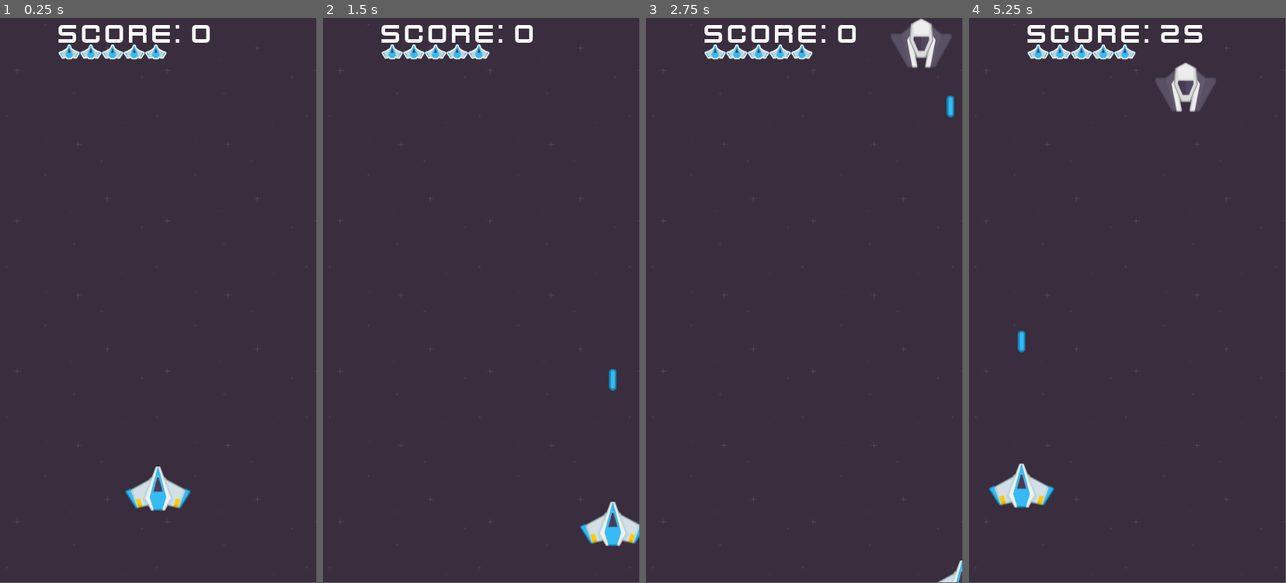
Above: before the commit, frames 1-4 (left to right).
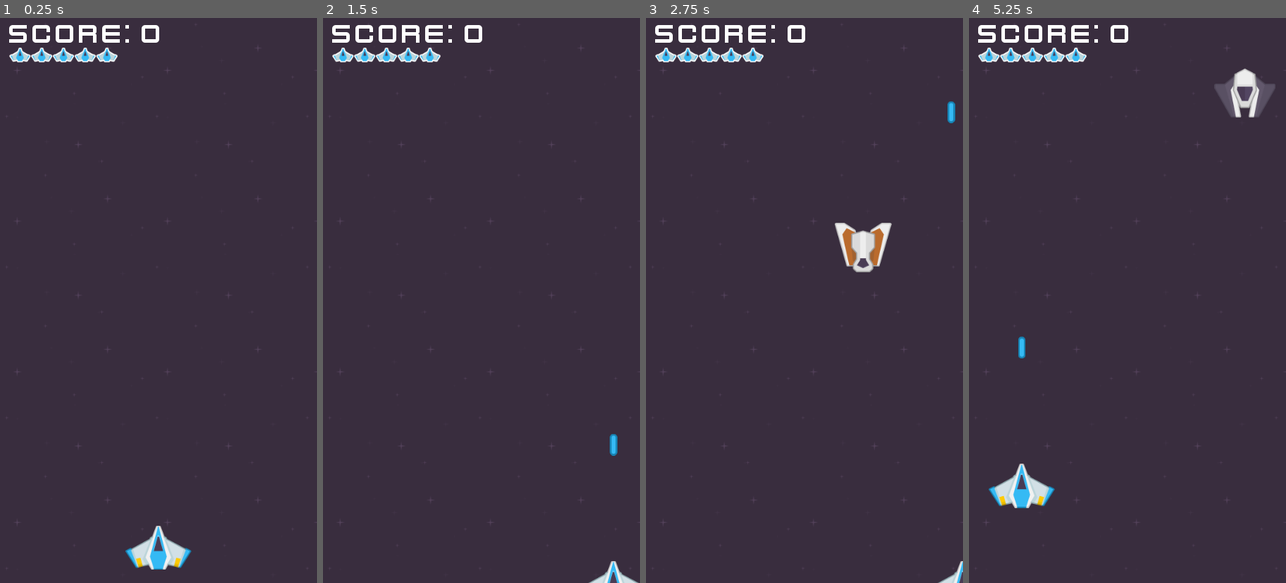
Above: after the commit, the same moments.

Repository: Etilem/StarShooter
Game: Godot game, scene res://scenes/world/World.tscn
Same seed, same stepped clock (60 frames per second), same inputs: the game is played once before the commit and once after it. Before the commit the project starts from res://World.tscn.
Inputs:
- Up to frame 1 (0.25 s): no input
- Up to frame 2 (1.5 s): tap Enter at 0.5 s; hold Right (move_right, bound only before the commit) 0.53-1.28 s; tap Space (shoot, bound only before the commit) at 0.6, 1.35 s; hold Down (move_down, bound only before the commit) from 1.28 s (still down)
- Up to frame 3 (2.75 s): release Down (move_down, bound only before the commit) at 2.03 s; hold Right (move_right, bound only before the commit) from 2.03 s (still down); tap Space (shoot, bound only before the commit) at 2.1 s
- Up to frame 4 (5.25 s): release Right (move_right, bound only before the commit) at 2.78 s; hold Up (move_up, bound only before the commit) 2.78-3.53 s; tap Space (shoot, bound only before the commit) every 0.75 s from 2.85 to 5.1 s; hold Left (move_left, bound only before the commit) 3.53-5.03 s; hold Down (move_down, bound only before the commit) from 5.03 s (still down)
In our replay, the window is 449x799 before the commit and 450x800 after it. These sizes can differ from the game's own. Grey fills any space a smaller window leaves; there, only what the larger window draws over its background counts as a difference.

The runs differ from the first frame. In frame 1, 3.6% of the frame differs, in the area x 2-67%, y 1-98%; in frame 2, 3.1%; in frame 3, 4.0%; in frame 4, 4.2%, in the area x 2-97%, y 1-87%.

Commit message:
- refactoring

Diff:
--- a/World.gd
+++ /dev/null
@@ -1,60 +0,0 @@
-extends Node2D
-
-signal start()
-
-export (Array, PackedScene) var enemies
-
-onready var hit_sound = $HitSound
-onready var explode_sound = $ExplodeSound
-onready var spawn_zones = $SpawnZones
-onready var score_label = $HUD/Score
-onready var game_over_label = $HUD/GameOver
-onready var lifeboard = $HUD/LifeBoard
-
-var player_dead = false
-var score = 0
-var spawn_locations = null
-
-func _ready() -> void:
-	randomize()
-	_on_update_score(0)
-	spawn_locations = spawn_zones.get_children()
-	emit_signal("start")
-
-func _on_SpawnTimer_timeout() -> void:
-	var rand_scene = enemies[randi()%enemies.size()]
-	var enemy = rand_scene.instance()
-	var rand_index = randi()%spawn_locations.size()
-	enemy.global_position = spawn_locations[rand_index].global_position
-	if enemy.has_signal("spawn_laser"):
-		enemy.connect("spawn_laser", self, "_on_spawn_laser")
-	enemy.connect("took_damage", self, "_on_took_damage")
-	enemy.connect("update_score", self, "_on_update_score")
-	enemy.connect("death", self, "_on_death")
-	add_child(enemy)
-
-func _on_spawn_laser(scene, location) -> void:
-	var laser = scene.instance()
-	var sfx = laser.get_node("SFX")
-	laser.global_position = location
-	sfx.play()
-	add_child(laser)
-
-func _on_took_damage() -> void:
-	hit_sound.play()
-
-func _on_update_score(val) -> void:
-	score += val
-	if not player_dead:
-		score_label.text = "SCORE: " + str(score)
-
-func _on_death(_location) -> void:
-	explode_sound.play()
-
-func _on_game_over() -> void:
-	player_dead = true
-	game_over_label.visible = true
-	lifeboard.visible = false
-
-func _on_update_lifeboard(val) -> void:
-	lifeboard.rect_size.x = 37 * val
--- a/World.tscn
+++ /dev/null
@@ -1,58 +0,0 @@
-[gd_scene load_steps=13 format=2]
-
-[ext_resource path="res://assets/bg_music.ogg" type="AudioStream" id=1]
-[ext_resource path="res://assets/background.png" type="Texture" id=2]
-[ext_resource path="res://zones/DeadZones.tscn" type="PackedScene" id=3]
-[ext_resource path="res://characters/Player.tscn" type="PackedScene" id=4]
-[ext_resource path="res://World.gd" type="Script" id=5]
-[ext_resource path="res://characters/NormalEnemy.tscn" type="PackedScene" id=6]
-[ext_resource path="res://characters/BombingEnemy.tscn" type="PackedScene" id=7]
-[ext_resource path="res://characters/DivingEnemy.tscn" type="PackedScene" id=8]
-[ext_resource path="res://zones/SpawnZones.tscn" type="PackedScene" id=9]
-[ext_resource path="res://assets/explode.wav" type="AudioStream" id=10]
-[ext_resource path="res://assets/hit.wav" type="AudioStream" id=11]
-[ext_resource path="res://ui/HUD.tscn" type="PackedScene" id=12]
-
-[node name="World" type="Node2D"]
-script = ExtResource( 5 )
-enemies = [ ExtResource( 6 ), ExtResource( 8 ), ExtResource( 7 ) ]
-
-[node name="BGMusic" type="AudioStreamPlayer" parent="."]
-stream = ExtResource( 1 )
-volume_db = -15.0
-autoplay = true
-
-[node name="HitSound" type="AudioStreamPlayer" parent="."]
-stream = ExtResource( 11 )
-
-[node name="ExplodeSound" type="AudioStreamPlayer" parent="."]
-stream = ExtResource( 10 )
-
-[node name="BGImage" type="TextureRect" parent="."]
-anchor_right = 1.0
-anchor_bottom = 1.0
-margin_right = 540.0
-margin_bottom = 960.0
-texture = ExtResource( 2 )
-stretch_mode = 2
-
-[node name="DeadZones" parent="." instance=ExtResource( 3 )]
-
-[node name="SpawnZones" parent="." instance=ExtResource( 9 )]
-
-[node name="SpawnTimer" type="Timer" parent="."]
-wait_time = 2.0
-autostart = true
-
-[node name="Player" parent="." instance=ExtResource( 4 )]
-position = Vector2( 270, 800 )
-
-[node name="HUD" parent="." instance=ExtResource( 12 )]
-
-[connection signal="start" from="." to="Player" method="_on_start"]
-[connection signal="timeout" from="SpawnTimer" to="." method="_on_SpawnTimer_timeout"]
-[connection signal="death" from="Player" to="." method="_on_death"]
-[connection signal="game_over" from="Player" to="." method="_on_game_over"]
-[connection signal="spawn_laser" from="Player" to="." method="_on_spawn_laser"]
-[connection signal="took_damage" from="Player" to="." method="_on_took_damage"]
-[connection signal="update_lifeboard" from="Player" to="." method="_on_update_lifeboard"]
--- a/characters/BombingEnemy.gd
+++ /dev/null
@@ -1,9 +0,0 @@
-extends "res://characters/Enemy.gd"
-
-signal spawn_laser(scene, location)
-
-onready var Laser = preload("res://projectiles/EnemyLaser.tscn")
-onready var muzzle = $Muzzle
-
-func _on_timeout() -> void:
-	emit_signal("spawn_laser", Laser, muzzle.global_position)
--- a/characters/Enemy.gd
+++ /dev/null
@@ -1,25 +0,0 @@
-extends Area2D
-
-signal took_damage()
-signal death(location)
-signal update_score(val)
-
-export (int) var value = 0
-export (int) var hp = 0
-export (int) var speed = 0
-
-func _physics_process(delta: float) -> void:
-	global_position.y += speed * delta
-
-func _on_area_entered(area: Area2D) -> void:
-	if area.is_in_group("deadzones"):
-		queue_free()
-	elif area.is_in_group("enemies"):
-		pass
-	else:
-		hp -= 1
-		emit_signal("took_damage")
-		if hp <= 0:
-			queue_free()
-			emit_signal("death", global_position)
-			emit_signal("update_score", value)
--- a/characters/Player.gd
+++ /dev/null
@@ -1,37 +0,0 @@
-extends Area2D
-
-signal spawn_laser(scene, location)
-signal took_damage()
-signal update_lifeboard(val)
-signal death(location)
-signal game_over()
-
-export (int) var hp = 0
-export (int) var speed = 0
-
-onready var Laser = preload("res://projectiles/PlayerLaser.tscn")
-onready var muzzle = $Muzzle
-
-var input_vector = Vector2.ZERO
-
-func _physics_process(delta: float) -> void:
-	input_vector.x = Input.get_action_strength("move_right") - Input.get_action_strength("move_left")
-	input_vector.y = Input.get_action_strength("move_down") - Input.get_action_strength("move_up")
-	global_position.x += input_vector.x * speed * delta
-	global_position.y += input_vector.y * speed * delta
-	global_position.x = clamp(global_position.x, 0, 540)
-	global_position.y = clamp(global_position.y, 0, 960)
-	if Input.is_action_just_pressed("shoot"):
-		emit_signal("spawn_laser", Laser, muzzle.global_position)
-
-func _on_area_entered(_area: Area2D) -> void:
-	hp -= 1
-	emit_signal("took_damage")
-	emit_signal("update_lifeboard", hp)
-	if hp <= 0:
-		queue_free()
-		emit_signal("death", global_position)
-		emit_signal("game_over")
-
-func _on_start() -> void:
-	emit_signal("update_lifeboard", hp)
--- a/project.godot
+++ b/project.godot
@@ -10,46 +10,22 @@
 
 [application]
 
-config/name="StarShooterDaily"
-run/main_scene="res://World.tscn"
-config/icon="res://icon.png"
+config/name="Star Shooter Daily"
+run/main_scene="res://scenes/world/World.tscn"
+config/icon="res://assets/player.png"
 
 [display]
 
 window/size/width=540
 window/size/height=960
+window/dpi/allow_hidpi=true
+window/handheld/orientation="portrait"
+window/stretch/mode="2d"
+window/stretch/aspect="keep"
 
 [gui]
 
 common/drop_mouse_on_gui_input_disabled=true
-
-[input]
-
-move_left={
-"deadzone": 0.5,
-"events": [ Object(InputEventKey,"resource_local_to_scene":false,"resource_name":"","device":0,"alt":false,"shift":false,"control":false,"meta":false,"command":false,"pressed":false,"scancode":16777231,"physical_scancode":0,"unicode":0,"echo":false,"script":null)
- ]
-}
-move_right={
-"deadzone": 0.5,
-"events": [ Object(InputEventKey,"resource_local_to_scene":false,"resource_name":"","device":0,"alt":false,"shift":false,"control":false,"meta":false,"command":false,"pressed":false,"scancode":16777233,"physical_scancode":0,"unicode":0,"echo":false,"script":null)
- ]
-}
-move_up={
-"deadzone": 0.5,
-"events": [ Object(InputEventKey,"resource_local_to_scene":false,"resource_name":"","device":0,"alt":false,"shift":false,"control":false,"meta":false,"command":false,"pressed":false,"scancode":16777232,"physical_scancode":0,"unicode":0,"echo":false,"script":null)
- ]
-}
-move_down={
-"deadzone": 0.5,
-"events": [ Object(InputEventKey,"resource_local_to_scene":false,"resource_name":"","device":0,"alt":false,"shift":false,"control":false,"meta":false,"command":false,"pressed":false,"scancode":16777234,"physical_scancode":0,"unicode":0,"echo":false,"script":null)
- ]
-}
-shoot={
-"deadzone": 0.5,
-"events": [ Object(InputEventKey,"resource_local_to_scene":false,"resource_name":"","device":0,"alt":false,"shift":false,"control":false,"meta":false,"command":false,"pressed":false,"scancode":32,"physical_scancode":0,"unicode":0,"echo":false,"script":null)
- ]
-}
 
 [physics]
 
--- a/projectiles/PlayerLaser.tscn
+++ /dev/null
@@ -1,22 +0,0 @@
-[gd_scene load_steps=5 format=2]
-
-[ext_resource path="res://assets/player-laser.png" type="Texture" id=1]
-[ext_resource path="res://projectiles/Laser.tscn" type="PackedScene" id=2]
-[ext_resource path="res://assets/sfx_laser1.wav" type="AudioStream" id=3]
-
-[sub_resource type="CapsuleShape2D" id=1]
-radius = 6.0
-height = 26.0
-
-[node name="PlayerLaser" instance=ExtResource( 2 )]
-speed = 1200
-direction = -1
-
-[node name="Sprite" parent="." index="0"]
-texture = ExtResource( 1 )
-
-[node name="CollisionShape2D" parent="." index="1"]
-shape = SubResource( 1 )
-
-[node name="SFX" parent="." index="2"]
-stream = ExtResource( 3 )
--- /dev/null
+++ b/scenes/characters/BombingEnemy.gd
@@ -0,0 +1,9 @@
+extends "Enemy.gd"
+
+signal spawn_laser(scene, location)
+
+onready var Laser := preload("res://scenes/projectiles/EnemyLaser.tscn")
+onready var muzzle := $Muzzle
+
+func _on_timeout() -> void:
+	emit_signal("spawn_laser", Laser, muzzle.global_position)
--- a/characters/BombingEnemy.tscn
+++ b/scenes/characters/BombingEnemy.tscn
@@ -1,23 +1,24 @@
 [gd_scene load_steps=4 format=2]
 
-[ext_resource path="res://characters/Enemy.tscn" type="PackedScene" id=1]
+[ext_resource path="res://scenes/characters/Enemy.tscn" type="PackedScene" id=1]
 [ext_resource path="res://assets/enemy-green.png" type="Texture" id=2]
-[ext_resource path="res://characters/BombingEnemy.gd" type="Script" id=3]
+[ext_resource path="res://scenes/characters/BombingEnemy.gd" type="Script" id=3]
 
 [node name="BombingEnemy" instance=ExtResource( 1 )]
 script = ExtResource( 3 )
 value = 75
 hp = 3
 speed = 75
+direction = 1
 
 [node name="Sprite" parent="." index="0"]
 texture = ExtResource( 2 )
 
 [node name="CollisionPolygon2D" parent="." index="1"]
-polygon = PoolVector2Array( 0, -32, 8, -32, 8, -42, 20, -42, 41, -29, 41, 20, 14, 36, 11, 42, -11, 42, -13, 36, -41, 20, -41, -29, -19, -42, -7, -42, -7, -32 )
+polygon = PoolVector2Array( 0, -32, 7, -32, 7, -42, 19, -42, 41, -29, 41, 20, 13, 36, 11, 42, -11, 42, -14, 36, -41, 20, -41, -29, -19, -42, -6, -42, -6, -32 )
 
 [node name="Muzzle" type="Position2D" parent="." index="2"]
-position = Vector2( 0, 70 )
+position = Vector2( 0, 60 )
 
 [node name="BombingTimer" type="Timer" parent="." index="3"]
 autostart = true
--- a/characters/DivingEnemy.tscn
+++ b/scenes/characters/DivingEnemy.tscn
@@ -1,15 +1,16 @@
 [gd_scene load_steps=3 format=2]
 
-[ext_resource path="res://characters/Enemy.tscn" type="PackedScene" id=1]
+[ext_resource path="res://scenes/characters/Enemy.tscn" type="PackedScene" id=1]
 [ext_resource path="res://assets/enemy-red.png" type="Texture" id=2]
 
 [node name="DivingEnemy" instance=ExtResource( 1 )]
 value = 50
 hp = 1
 speed = 600
+direction = 1
 
 [node name="Sprite" parent="." index="0"]
 texture = ExtResource( 2 )
 
 [node name="CollisionPolygon2D" parent="." index="1"]
-polygon = PoolVector2Array( 0, -29, 12, -26, 13, -30, 30, -42, 49, -42, 28, 32, 17, 32, 17, 37, 12, 42, -12, 42, -17, 37, -17, 32, -28, 32, -50, -42, -30, -42, -12, -30, -12, -26 )
+polygon = PoolVector2Array( 0, -29, 11, -26, 12, -30, 31, -42, 49, -42, 28, 32, 18, 32, 18, 36, 12, 42, -12, 42, -18, 37, -18, 32, -29, 32, -49, -42, -31, -42, -12, -29, -12, -25 )
--- /dev/null
+++ b/scenes/characters/Enemy.gd
@@ -0,0 +1,32 @@
+extends Area2D
+
+signal took_damage()
+signal death()
+signal update_score(amount)
+
+export (int) var value
+export (int) var hp
+export (int) var speed
+export (int, -1, 1) var direction
+
+func _ready() -> void:
+	if connect("area_entered", self, "_on_area_entered"):
+		print("BUG: function 'connect' failed")
+
+func _physics_process(delta: float) -> void:
+	global_position.y += direction * speed * delta
+
+
+
+func _on_area_entered(area: Area2D) -> void:
+	if area.is_in_group("enemies"):
+		return
+	elif area.is_in_group("deadzones"):
+		queue_free()
+	else:
+		hp -= 1
+		emit_signal("took_damage")
+		if hp <= 0:
+			queue_free()
+			emit_signal("death")
+			emit_signal("update_score", value)
--- a/characters/Enemy.tscn
+++ b/scenes/characters/Enemy.tscn
@@ -1,6 +1,6 @@
 [gd_scene load_steps=2 format=2]
 
-[ext_resource path="res://characters/Enemy.gd" type="Script" id=1]
+[ext_resource path="res://scenes/characters/Enemy.gd" type="Script" id=1]
 
 [node name="Enemy" type="Area2D" groups=["enemies"]]
 script = ExtResource( 1 )
@@ -8,5 +8,3 @@
 [node name="Sprite" type="Sprite" parent="."]
 
 [node name="CollisionPolygon2D" type="CollisionPolygon2D" parent="."]
-
-[connection signal="area_entered" from="." to="." method="_on_area_entered"]
--- a/characters/NormalEnemy.tscn
+++ b/scenes/characters/NormalEnemy.tscn
@@ -1,15 +1,16 @@
 [gd_scene load_steps=3 format=2]
 
-[ext_resource path="res://characters/Enemy.tscn" type="PackedScene" id=1]
+[ext_resource path="res://scenes/characters/Enemy.tscn" type="PackedScene" id=1]
 [ext_resource path="res://assets/enemy-black.png" type="Texture" id=2]
 
 [node name="NormalEnemy" instance=ExtResource( 1 )]
 value = 25
 hp = 2
 speed = 150
+direction = 1
 
 [node name="Sprite" parent="." index="0"]
 texture = ExtResource( 2 )
 
 [node name="CollisionPolygon2D" parent="." index="1"]
-polygon = PoolVector2Array( 0, -42, 18, -32, 19, -27, 34, -15, 52, -15, 52, -6, 24, 42, 7, 42, 9, 24, -9, 24, -6, 42, -24, 42, -52, -6, -52, -16, -34, -16, -19, -29, -19, -33 )
+polygon = PoolVector2Array( 0, -42, 18, -33, 19, -29, 34, -16, 52, -16, 52, -7, 24, 42, 7, 42, 8, 26, -8, 26, -6, 42, -23, 42, -52, -6, -52, -15, -34, -15, -19, -28, -18, -33 )
--- /dev/null
+++ b/scenes/characters/Player.gd
@@ -0,0 +1,37 @@
+extends Area2D
+
+signal spawn_laser(scene, location)
+signal took_damage()
+signal update_lifeboard(amount)
+signal death()
+signal game_over()
+
+export (int) var hp
+export (int) var speed
+
+onready var Laser := preload("res://scenes/projectiles/PlayerLaser.tscn")
+onready var muzzle := $Muzzle
+
+var input_vector := Vector2.ZERO
+
+func _ready() -> void:
+	if connect("area_entered", self, "_on_area_entered"):
+		print("BUG: function 'connect' failed")
+
+func _physics_process(delta: float) -> void:
+	input_vector = Input.get_vector("ui_left", "ui_right", "ui_up", "ui_down")
+	global_position += input_vector * speed * delta
+	global_position.x = clamp(global_position.x, 0, 540)
+	global_position.y = clamp(global_position.y, 0, 960)
+	if Input.is_action_just_pressed("ui_select"):
+		emit_signal("spawn_laser", Laser, muzzle.global_position)
+
+
+func _on_area_entered(_area: Area2D) -> void:
+	hp -= 1
+	emit_signal("took_damage")
+	emit_signal("update_lifeboard", hp)
+	if hp <= 0:
+		queue_free()
+		emit_signal("death")
+		emit_signal("game_over")
--- a/characters/Player.tscn
+++ b/scenes/characters/Player.tscn
@@ -1,10 +1,13 @@
 [gd_scene load_steps=3 format=2]
 
 [ext_resource path="res://assets/player.png" type="Texture" id=1]
-[ext_resource path="res://characters/Player.gd" type="Script" id=2]
+[ext_resource path="res://scenes/characters/Player.gd" type="Script" id=2]
 
 [node name="Player" type="Area2D"]
 script = ExtResource( 2 )
+__meta__ = {
+"_edit_group_": true
+}
 hp = 5
 speed = 300
 
@@ -12,9 +15,7 @@
 texture = ExtResource( 1 )
 
 [node name="CollisionPolygon2D" type="CollisionPolygon2D" parent="."]
-polygon = PoolVector2Array( 0, -38, 4, -38, 12, -16, 53, 6, 37, 33, 15, 27, 11, 36, -11, 36, -16, 27, -37, 33, -54, 6, -10, -17, -4, -38 )
+polygon = PoolVector2Array( 0, -38, 4, -38, 12, -15, 55, 6, 37, 35, 16, 29, 12, 37, -13, 37, -17, 29, -37, 35, -55, 6, -12, -16, -4, -38 )
 
 [node name="Muzzle" type="Position2D" parent="."]
-position = Vector2( 0, -70 )
-
-[connection signal="area_entered" from="." to="." method="_on_area_entered"]
+position = Vector2( 0, -60 )
--- a/projectiles/EnemyLaser.tscn
+++ b/scenes/projectiles/EnemyLaser.tscn
@@ -1,6 +1,6 @@
 [gd_scene load_steps=5 format=2]
 
-[ext_resource path="res://projectiles/Laser.tscn" type="PackedScene" id=1]
+[ext_resource path="res://scenes/projectiles/Laser.tscn" type="PackedScene" id=1]
 [ext_resource path="res://assets/enemy-laser.png" type="Texture" id=2]
 [ext_resource path="res://assets/sfx_laser2.wav" type="AudioStream" id=3]
 
--- a/projectiles/Laser.gd
+++ b/scenes/projectiles/Laser.gd
@@ -1,7 +1,7 @@
 extends Area2D
 
-export (int) var speed = 0
-export (int, -1, 1) var direction = 0
+export (int) var speed
+export (int, -1, 1) var direction
 
 func _physics_process(delta: float) -> void:
 	global_position.y += direction * speed * delta
--- a/projectiles/Laser.tscn
+++ b/scenes/projectiles/Laser.tscn
@@ -1,6 +1,6 @@
 [gd_scene load_steps=2 format=2]
 
-[ext_resource path="res://projectiles/Laser.gd" type="Script" id=1]
+[ext_resource path="res://scenes/projectiles/Laser.gd" type="Script" id=1]
 
 [node name="Laser" type="Area2D"]
 script = ExtResource( 1 )
--- /dev/null
+++ b/scenes/projectiles/PlayerLaser.tscn
@@ -0,0 +1,22 @@
+[gd_scene load_steps=5 format=2]
+
+[ext_resource path="res://assets/sfx_laser1.wav" type="AudioStream" id=1]
+[ext_resource path="res://assets/player-laser.png" type="Texture" id=2]
+[ext_resource path="res://scenes/projectiles/Laser.tscn" type="PackedScene" id=3]
+
+[sub_resource type="CapsuleShape2D" id=1]
+radius = 6.0
+height = 26.0
+
+[node name="PlayerLaser" instance=ExtResource( 3 )]
+speed = 1200
+direction = -1
+
+[node name="Sprite" parent="." index="0"]
+texture = ExtResource( 2 )
+
+[node name="CollisionShape2D" parent="." index="1"]
+shape = SubResource( 1 )
+
+[node name="SFX" parent="." index="2"]
+stream = ExtResource( 1 )
--- a/ui/HUD.tscn
+++ b/scenes/ui/HUD.tscn
@@ -10,31 +10,32 @@
 [node name="HUD" type="Control"]
 margin_right = 40.0
 margin_bottom = 40.0
+__meta__ = {
+"_edit_group_": true
+}
 
 [node name="Score" type="Label" parent="."]
-anchor_left = 0.5
-anchor_right = 0.5
-margin_left = 80.0
-margin_right = 428.0
+anchor_right = 1.0
+margin_left = 16.0
+margin_right = 404.0
 margin_bottom = 54.0
 custom_fonts/font = SubResource( 1 )
-text = "SCORE: 999"
+text = "SCORE: 0"
 
 [node name="GameOver" type="Label" parent="."]
 visible = false
-anchor_left = 0.5
-anchor_right = 0.5
-margin_left = 80.0
-margin_top = 400.0
-margin_right = 428.0
-margin_bottom = 454.0
+anchor_right = 1.0
+margin_left = 100.0
+margin_top = 460.0
+margin_right = 488.0
+margin_bottom = 514.0
 custom_fonts/font = SubResource( 1 )
 text = "GAME OVER"
 
-[node name="LifeBoard" type="TextureRect" parent="."]
-margin_left = 100.0
-margin_top = 45.0
-margin_right = 137.0
-margin_bottom = 71.0
+[node name="Lifeboard" type="TextureRect" parent="."]
+margin_left = 16.0
+margin_top = 50.0
+margin_right = 201.0
+margin_bottom = 76.0
 texture = ExtResource( 2 )
 stretch_mode = 2
--- /dev/null
+++ b/scenes/world/World.gd
@@ -0,0 +1,66 @@
+extends Node2D
+
+export (Array, PackedScene) var enemies
+
+onready var level := $Level
+onready var player := $Level/Player
+onready var spawn_locations := $Level/SpawnZones/Locations
+onready var spawn_timer := $Level/SpawnZones/SpawnTimer
+onready var hit_sound := $Sounds/HitSound
+onready var explode_sound := $Sounds/ExplodeSound
+onready var score_board := $HUD/Score
+onready var life_board := $HUD/Lifeboard
+onready var game_over := $HUD/GameOver
+
+var spawns : Array
+var score := 0
+var is_player_alive := true
+
+func _ready() -> void:
+	randomize()
+	spawns = spawn_locations.get_children()
+	_safe_connect(spawn_timer, "timeout", self, "_on_timeout")
+	_safe_connect(player, "spawn_laser", self, "_on_spawn_laser")
+	_safe_connect(player, "took_damage", self, "_on_took_damage")
+	_safe_connect(player, "update_lifeboard", self, "_on_update_lifeboard")
+	_safe_connect(player, "death", self, "_on_death")
+	_safe_connect(player, "game_over", self, "_on_game_over")
+
+func _on_timeout() -> void:
+	var enemy = enemies[randi()%enemies.size()].instance()
+	enemy.global_position = spawns[randi()%spawns.size()].global_position
+	if enemy.has_signal("spawn_laser"):
+		_safe_connect(enemy, "spawn_laser", self, "_on_spawn_laser")
+	_safe_connect(enemy, "took_damage", self, "_on_took_damage")
+	_safe_connect(enemy, "death", self, "_on_death")
+	_safe_connect(enemy, "update_score", self, "_on_update_score")
+	level.add_child(enemy)
+
+func _on_spawn_laser(scene, location) -> void:
+	var laser = scene.instance()
+	laser.global_position = location
+	laser.get_node("SFX").play()
+	level.add_child(laser)
+
+func _on_took_damage() -> void:
+	hit_sound.play()
+
+func _on_update_lifeboard(amount) -> void:
+	life_board.rect_size.x = amount * 37
+
+func _on_death() -> void:
+	explode_sound.play()
+
+func _on_update_score(amount) -> void:
+	if is_player_alive:
+		score += amount
+		score_board.text = "SCORE: " + str(score)
+
+func _on_game_over() -> void:
+	is_player_alive = false
+	game_over.show()
+	life_board.hide()
+
+func _safe_connect(who, what, to, function) -> void:
+	if who.connect(what, to, function):
+		print("BUG: function 'connect' failed")
--- /dev/null
+++ b/scenes/world/World.tscn
@@ -0,0 +1,50 @@
+[gd_scene load_steps=13 format=2]
+
+[ext_resource path="res://scenes/world/World.gd" type="Script" id=1]
+[ext_resource path="res://assets/background.png" type="Texture" id=2]
+[ext_resource path="res://assets/bg_music.ogg" type="AudioStream" id=3]
+[ext_resource path="res://assets/hit.wav" type="AudioStream" id=4]
+[ext_resource path="res://assets/explode.wav" type="AudioStream" id=5]
+[ext_resource path="res://scenes/characters/Player.tscn" type="PackedScene" id=6]
+[ext_resource path="res://scenes/characters/BombingEnemy.tscn" type="PackedScene" id=7]
+[ext_resource path="res://scenes/characters/DivingEnemy.tscn" type="PackedScene" id=8]
+[ext_resource path="res://scenes/characters/NormalEnemy.tscn" type="PackedScene" id=9]
+[ext_resource path="res://scenes/zones/DeadZones.tscn" type="PackedScene" id=10]
+[ext_resource path="res://scenes/zones/SpawnZones.tscn" type="PackedScene" id=11]
+[ext_resource path="res://scenes/ui/HUD.tscn" type="PackedScene" id=12]
+
+[node name="World" type="Node2D"]
+script = ExtResource( 1 )
+enemies = [ ExtResource( 7 ), ExtResource( 8 ), ExtResource( 9 ) ]
+
+[node name="Background" type="Node2D" parent="."]
+
+[node name="BGMusic" type="AudioStreamPlayer" parent="Background"]
+stream = ExtResource( 3 )
+volume_db = -5.0
+autoplay = true
+
+[node name="BGImage" type="TextureRect" parent="Background"]
+margin_right = 540.0
+margin_bottom = 960.0
+texture = ExtResource( 2 )
+stretch_mode = 2
+
+[node name="Sounds" type="Node2D" parent="."]
+
+[node name="HitSound" type="AudioStreamPlayer" parent="Sounds"]
+stream = ExtResource( 4 )
+
+[node name="ExplodeSound" type="AudioStreamPlayer" parent="Sounds"]
+stream = ExtResource( 5 )
+
+[node name="Level" type="Node2D" parent="."]
+
+[node name="DeadZones" parent="Level" instance=ExtResource( 10 )]
+
+[node name="SpawnZones" parent="Level" instance=ExtResource( 11 )]
+
+[node name="Player" parent="Level" instance=ExtResource( 6 )]
+position = Vector2( 270, 900 )
+
+[node name="HUD" parent="." instance=ExtResource( 12 )]
--- a/zones/DeadZones.tscn
+++ b/scenes/zones/DeadZones.tscn
@@ -3,18 +3,20 @@
 [sub_resource type="RectangleShape2D" id=1]
 
 [node name="DeadZones" type="Node2D"]
-position = Vector2( 270, 0 )
+__meta__ = {
+"_edit_group_": true
+}
 
 [node name="TopDZ" type="Area2D" parent="." groups=["deadzones"]]
+position = Vector2( 270, -120 )
 
 [node name="CollisionShape2D" type="CollisionShape2D" parent="TopDZ"]
-position = Vector2( 0, -140 )
 scale = Vector2( 30, 1 )
 shape = SubResource( 1 )
 
 [node name="BottomDZ" type="Area2D" parent="." groups=["deadzones"]]
+position = Vector2( 270, 1080 )
 
 [node name="CollisionShape2D" type="CollisionShape2D" parent="BottomDZ"]
-position = Vector2( 0, 1100 )
 scale = Vector2( 30, 1 )
 shape = SubResource( 1 )
--- /dev/null
+++ b/scenes/zones/SpawnZones.tscn
@@ -0,0 +1,28 @@
+[gd_scene format=2]
+
+[node name="SpawnZones" type="Node2D"]
+__meta__ = {
+"_edit_group_": true
+}
+
+[node name="Locations" type="Node2D" parent="."]
+position = Vector2( 0, -60 )
+
+[node name="Spawn1" type="Position2D" parent="Locations"]
+position = Vector2( 70, 0 )
+
+[node name="Spawn2" type="Position2D" parent="Locations"]
+position = Vector2( 170, 0 )
+
+[node name="Spawn3" type="Position2D" parent="Locations"]
+position = Vector2( 270, 0 )
+
+[node name="Spawn4" type="Position2D" parent="Locations"]
+position = Vector2( 370, 0 )
+
+[node name="Spawn5" type="Position2D" parent="Locations"]
+position = Vector2( 470, 0 )
+
+[node name="SpawnTimer" type="Timer" parent="."]
+wait_time = 2.0
+autostart = true
--- a/zones/SpawnZones.tscn
+++ /dev/null
@@ -1,19 +0,0 @@
-[gd_scene format=2]
-
-[node name="SpawnZones" type="Node2D"]
-position = Vector2( 0, -70 )
-
-[node name="SpawnLocation1" type="Position2D" parent="."]
-position = Vector2( 70, 0 )
-
-[node name="SpawnLocation2" type="Position2D" parent="."]
-position = Vector2( 170, 0 )
-
-[node name="SpawnLocation3" type="Position2D" parent="."]
-position = Vector2( 270, 0 )
-
-[node name="SpawnLocation4" type="Position2D" parent="."]
-position = Vector2( 370, 0 )
-
-[node name="SpawnLocation5" type="Position2D" parent="."]
-position = Vector2( 470, 0 )
Binary file removed: icon.png
Not shown, removed: icon.png.import
Not shown, changed: build/linux/startshooter.pck
